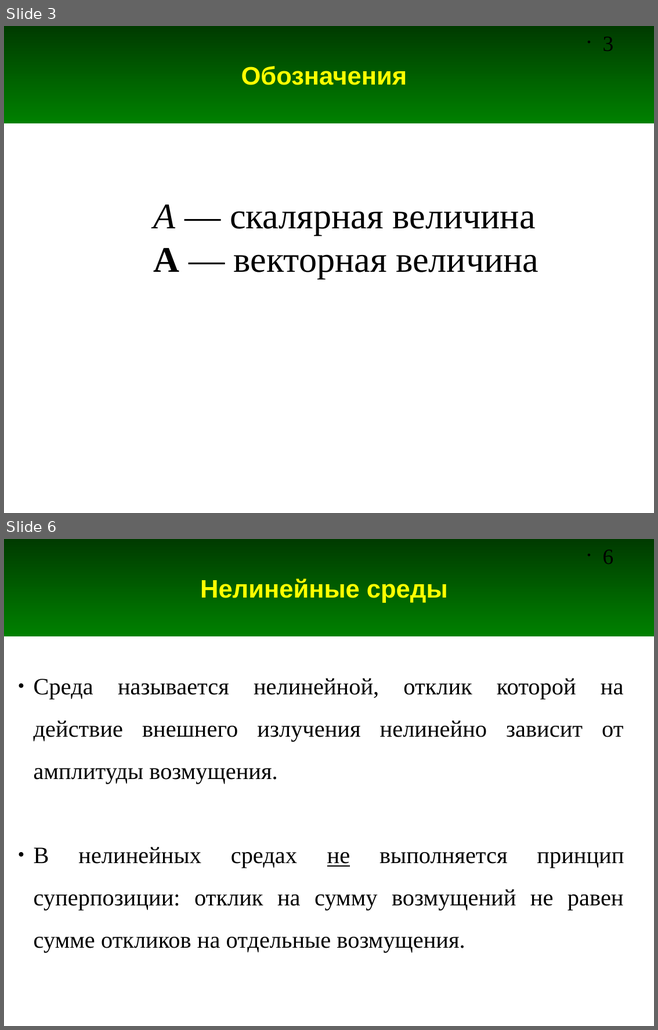
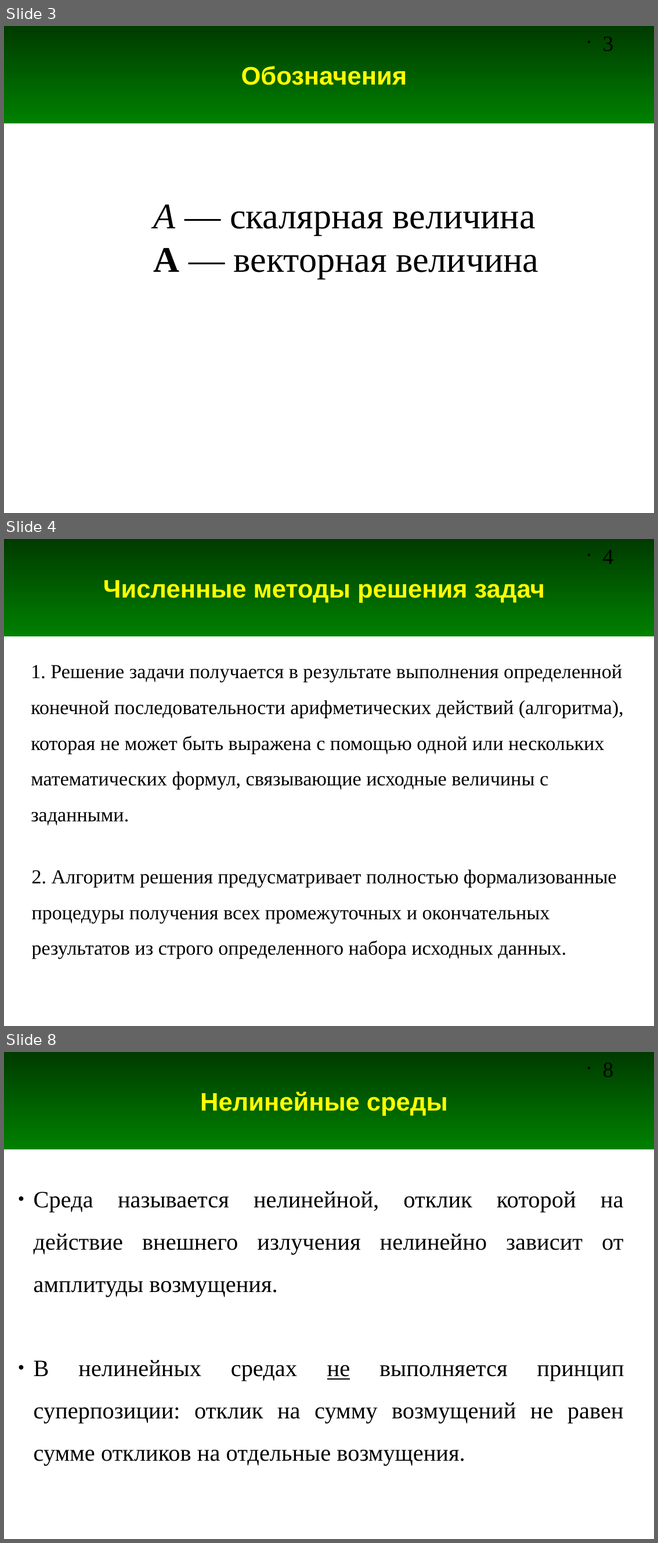
Before and after one commit to andris0147sv/modelling, a slide deck: presentations/1. Problem Statement.odp. Shown one above the other, each under a label of ours: slides 3 and 6 before the commit, slides 3, 4 and 8 after it; the slides between them are not shown. The pictures are 658x1030 and 658x1543 pixels, drawn with LibreOffice and Linux fonts; fonts in the diff are those of the drawing. Boxes give left, top, right and bottom in pixels: in the first picture for what was removed or moved away, otherwise in the second. Text is boxed around its words. In the diff, an @@ line names an element or a change of style, - is before the commit and + after.

```diff
--- a/presentations/1. Problem Statement.odp
+++ b/presentations/1. Problem Statement.odp
@@ slide 4 added at (4, 539, 654, 1026), background #FFFFFF; not listed: 2 template elements that a slide beside it also shows @@
@@ title added at (103, 580, 545, 603), 28 pt, text #FFFF00, bold @@
+Численные методы решения задач
@@ text added at (31, 664, 623, 826), 22 pt, text #000000 @@
+1. Решение задачи получается в результате выполнения определенной конечной последовательности арифметических действий (алгоритма), которая не может быть выражена с помощью одной или нескольких математических формул, связывающие исходные величины с заданными.
@@ text added at (32, 870, 616, 959), 22 pt, text #000000 @@
+2. Алгоритм решения предусматривает полностью формализованные процедуры получения всех промежуточных и окончательных результатов из строго определенного набора исходных данных.
@@ what was slide 6 is now slide 8 @@
@@ page number at (603, 1062, 614, 1077): text changed @@
-• 6
+• 8
```
Also in this commit, not shown: 11 slides changed, 7 other slides added, 1 other file.
